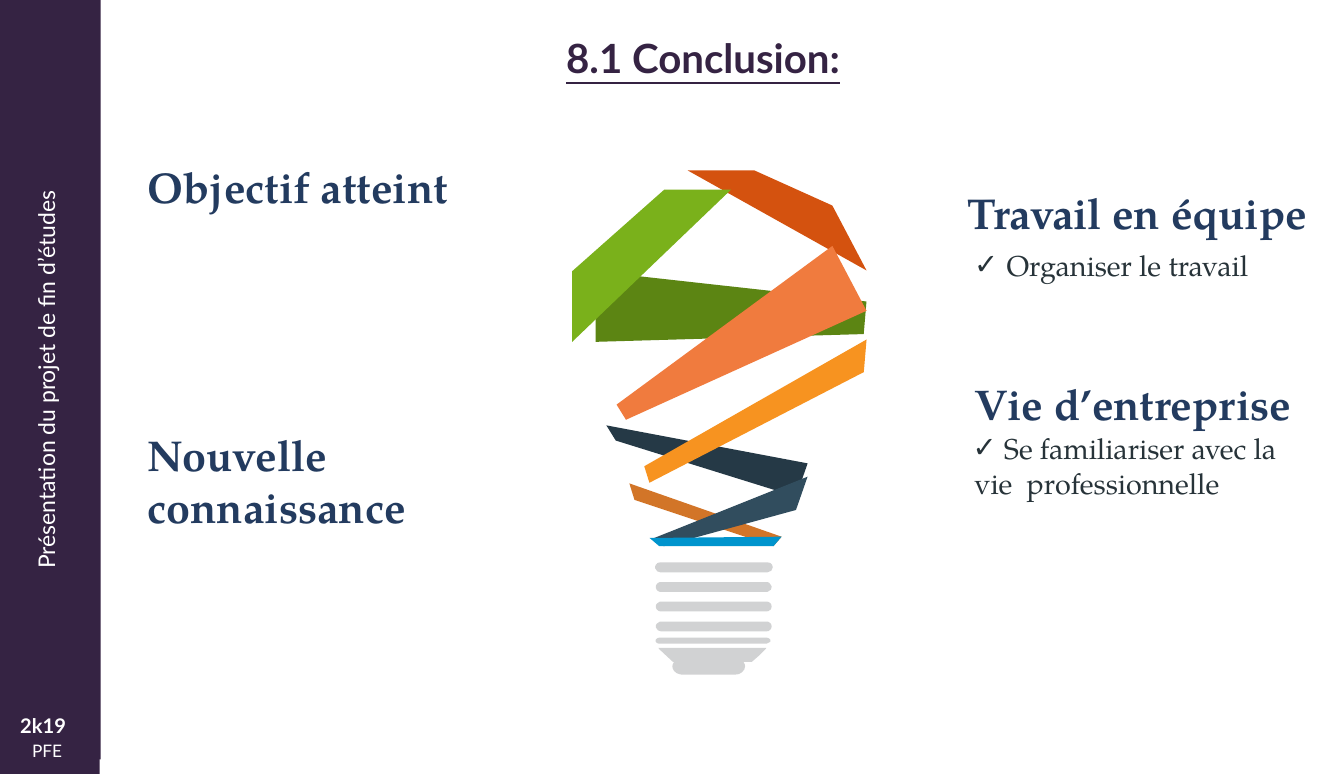
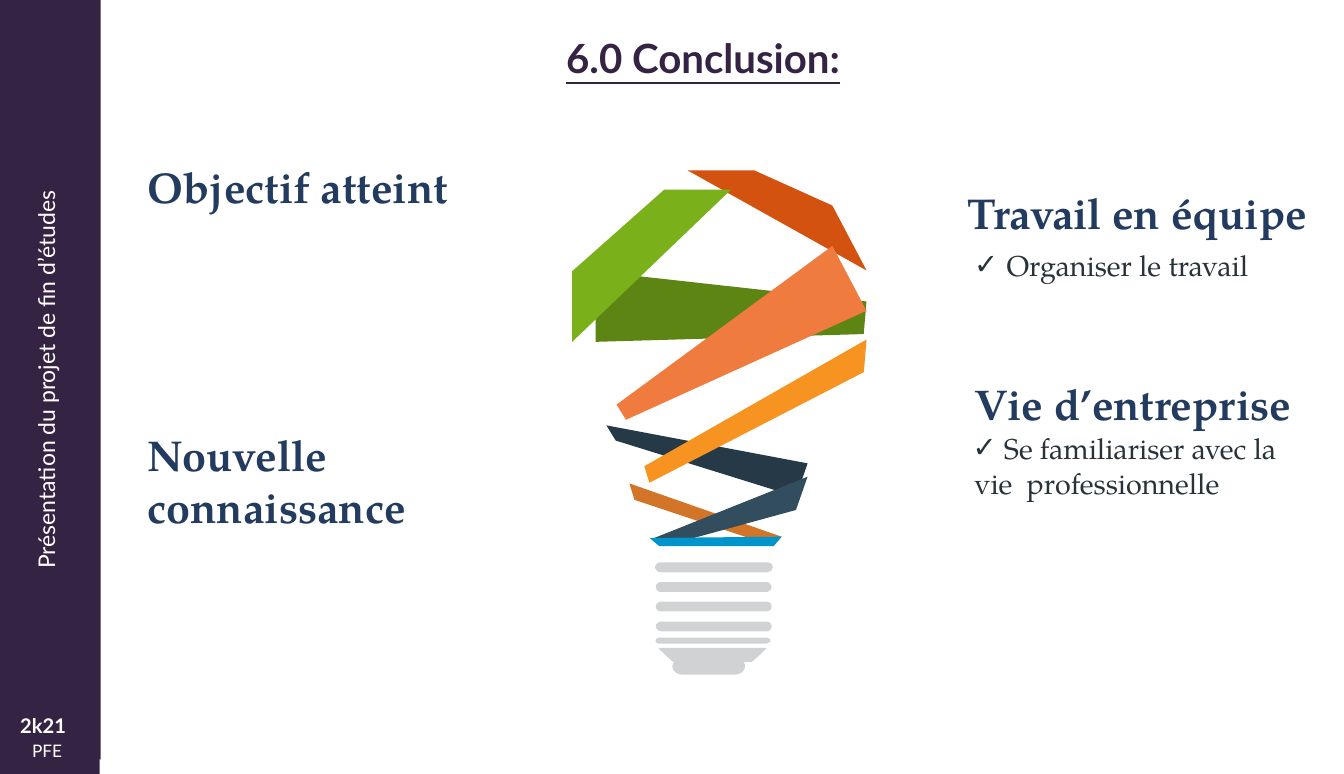
Before and after one commit to mjayari/PFE_Project, a slide deck: slide 40 of Présentation-PFE.pptx (slide 28 before the commit). Drawn at 1344x774 pixels with LibreOffice and Linux fonts; fonts in the diff are those of the drawing; background and template pictures are left out. Boxes give left, top, right and bottom in pixels: in the first picture for what was removed or moved away, otherwise in the second. Text is boxed around its words. In the diff, an @@ line names an element or a change of style, - is before the commit and + after.

```diff
--- a/Présentation-PFE.pptx
+++ b/Présentation-PFE.pptx
@@ title at (566, 43, 840, 74): text changed @@
-8.1 Conclusion:
+6.0 Conclusion:
@@ text at (20, 718, 66, 733): text changed @@
-2k19
+2k21
```
Also in this commit, not shown: 22 other slides changed, 14 slides added, 2 slides removed, 3 other files.
